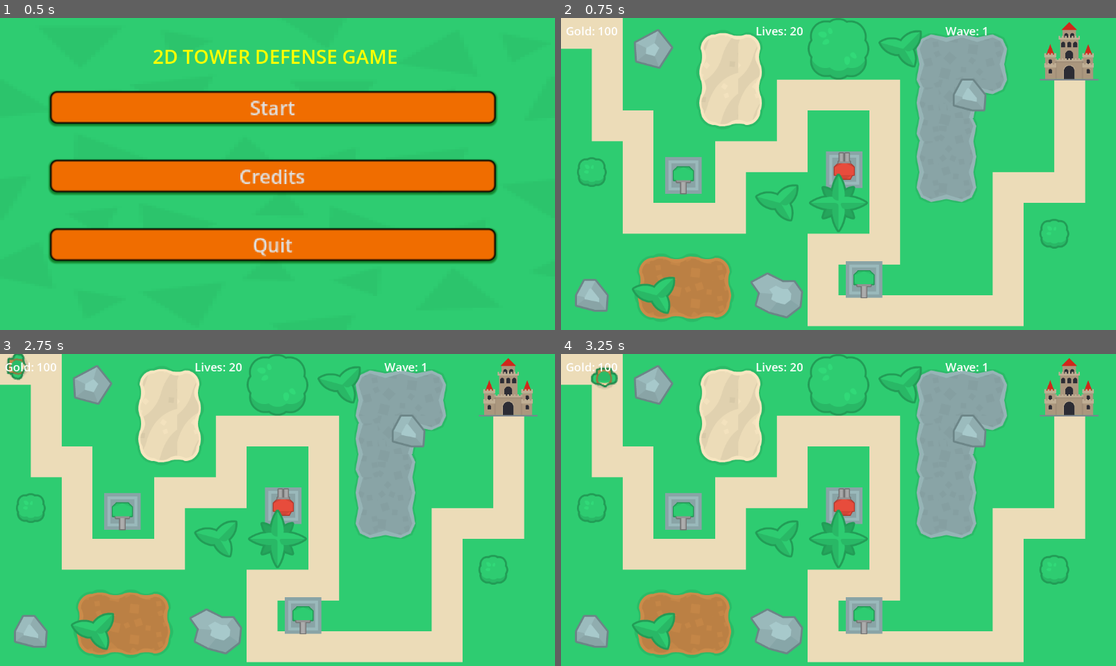
Above: before the commit, frames 1-4 (two rows, left to right).
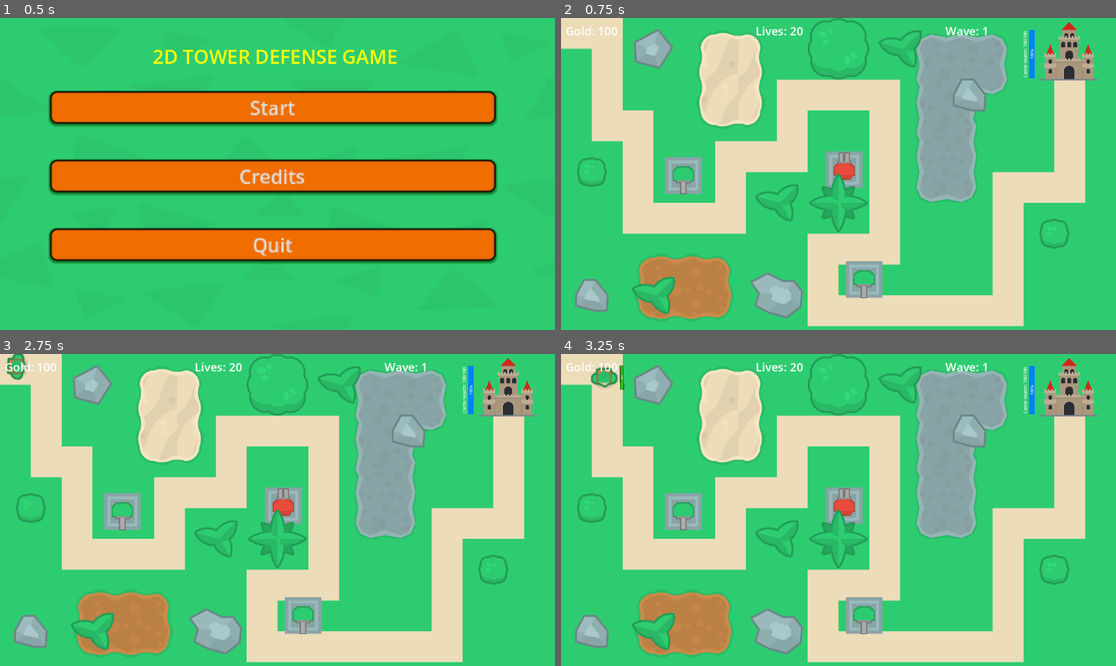
Above: after the commit, the same moments.

Repository: EishasGitHub/Proj-2D-Tower-Defense-Game
Game: Godot game, scene res://scenes/main_menu.tscn
The game is run twice, just before and just after one commit, with the same random seed, the same clock (stepped at 60 frames per second) and the same inputs.
Inputs:
- Up to frame 1 (0.5 s): no input
- Up to frame 2 (0.75 s): click "Start" at 0.5 s
- Up to frame 3 (2.75 s): tap Enter at 1.25 s; tap Space at 2 s
- Up to frame 4 (3.25 s): no input

Frame 1 is identical in both runs. In frame 2, 0.2% of the frame differs, in the area x 83-86%, y 3-20%; in frame 3, 0.2%; in frame 4, 0.3%, in the area x 10-86%, y 3-20%.

Commit message:
Health bars and Logics added for Enemy and Castle

Diff:
--- a/2d-tower-defense-game/scenes/Enemy.tscn
+++ b/2d-tower-defense-game/scenes/Enemy.tscn
@@ -1,7 +1,8 @@
-[gd_scene load_steps=4 format=3 uid="uid://ckg1iqr1pnext"]
+[gd_scene load_steps=5 format=3 uid="uid://ckg1iqr1pnext"]
 
 [ext_resource type="Texture2D" uid="uid://dwwknrl8nipym" path="res://art/PNG/Default size/towerDefense_tile245.png" id="1_7p1mj"]
 [ext_resource type="Script" uid="uid://dkrscx7lo63jl" path="res://scripts/Enemy.gd" id="1_md0e3"]
+[ext_resource type="PackedScene" uid="uid://bldmxtt7gdj0l" path="res://scenes/enemy_health_bar.tscn" id="3_mpr68"]
 
 [sub_resource type="CircleShape2D" id="CircleShape2D_md0e3"]
 radius = 16.0312
@@ -15,3 +16,9 @@
 
 [node name="CollisionShape2D" type="CollisionShape2D" parent="."]
 shape = SubResource("CircleShape2D_md0e3")
+
+[node name="EnemyHealthBar" parent="." instance=ExtResource("3_mpr68")]
+offset_left = -25.0
+offset_top = -40.0
+offset_right = 25.0
+offset_bottom = -32.0
--- a/2d-tower-defense-game/scenes/castle.tscn
+++ b/2d-tower-defense-game/scenes/castle.tscn
@@ -1,6 +1,8 @@
-[gd_scene load_steps=4 format=3 uid="uid://didmgo244ftfe"]
+[gd_scene load_steps=6 format=3 uid="uid://didmgo244ftfe"]
 
+[ext_resource type="Script" uid="uid://c23vexfeqnucb" path="res://scripts/castle.gd" id="1_0ysgy"]
 [ext_resource type="Texture2D" uid="uid://oj41g2xb3nkn" path="res://art/castle (1).png" id="1_bly62"]
+[ext_resource type="PackedScene" uid="uid://cv6ehwu4veiij" path="res://scenes/castle_health_bar.tscn" id="3_rjj26"]
 
 [sub_resource type="RectangleShape2D" id="RectangleShape2D_0ysgy"]
 size = Vector2(136, 120)
@@ -9,6 +11,7 @@
 size = Vector2(138, 122)
 
 [node name="Castle" type="Node2D"]
+script = ExtResource("1_0ysgy")
 
 [node name="CastleSprite" type="Sprite2D" parent="."]
 scale = Vector2(0.25, 0.25)
@@ -23,3 +26,5 @@
 
 [node name="CollisionShape2D" type="CollisionShape2D" parent="Area2D"]
 shape = SubResource("RectangleShape2D_rjj26")
+
+[node name="CastleHealthBar" parent="." instance=ExtResource("3_rjj26")]
--- /dev/null
+++ b/2d-tower-defense-game/scenes/castle_health_bar.tscn
@@ -0,0 +1,44 @@
+[gd_scene load_steps=4 format=3 uid="uid://cv6ehwu4veiij"]
+
+[ext_resource type="Script" uid="uid://c0tluwgj3ufr4" path="res://scripts/castle_health_bar.gd" id="1_itpo1"]
+
+[sub_resource type="StyleBoxFlat" id="StyleBoxFlat_mjne8"]
+bg_color = Color(0.3, 0.3, 0.3, 1)
+
+[sub_resource type="StyleBoxFlat" id="StyleBoxFlat_ldxq8"]
+bg_color = Color(0, 0.5, 1, 1)
+
+[node name="CastleHealthBar" type="CanvasLayer"]
+script = ExtResource("1_itpo1")
+
+[node name="HealthContainer" type="MarginContainer" parent="."]
+anchors_preset = 1
+anchor_left = 1.0
+anchor_right = 1.0
+offset_left = -205.0
+offset_top = 135.0
+offset_right = 35.0
+offset_bottom = 222.0
+grow_horizontal = 0
+rotation = -1.5708
+scale = Vector2(0.5, 0.5)
+theme_override_constants/margin_left = 20
+theme_override_constants/margin_top = 20
+theme_override_constants/margin_right = 20
+theme_override_constants/margin_bottom = 10
+
+[node name="HealthDisplay" type="VBoxContainer" parent="HealthContainer"]
+layout_mode = 2
+
+[node name="CastleLabel" type="Label" parent="HealthContainer/HealthDisplay"]
+layout_mode = 2
+theme_override_font_sizes/font_size = 18
+text = "Castle Health"
+horizontal_alignment = 1
+
+[node name="CastleHealthProgress" type="ProgressBar" parent="HealthContainer/HealthDisplay"]
+custom_minimum_size = Vector2(200, 20)
+layout_mode = 2
+theme_override_styles/background = SubResource("StyleBoxFlat_mjne8")
+theme_override_styles/fill = SubResource("StyleBoxFlat_ldxq8")
+value = 100.0
--- /dev/null
+++ b/2d-tower-defense-game/scenes/enemy_health_bar.tscn
@@ -0,0 +1,34 @@
+[gd_scene load_steps=4 format=3 uid="uid://bldmxtt7gdj0l"]
+
+[ext_resource type="Script" uid="uid://5b5wva1v26oy" path="res://scripts/enemy_health_bar.gd" id="1_la8mi"]
+
+[sub_resource type="StyleBoxFlat" id="StyleBoxFlat_0b2sg"]
+bg_color = Color(0.6, 0.6, 0.6, 0.00392157)
+
+[sub_resource type="StyleBoxFlat" id="StyleBoxFlat_hm7mj"]
+bg_color = Color(0.0627451, 0.811765, 0, 1)
+
+[node name="EnemyHealthBar" type="Control"]
+layout_mode = 3
+anchors_preset = 0
+offset_right = 50.0
+offset_bottom = 8.0
+script = ExtResource("1_la8mi")
+
+[node name="Background" type="ColorRect" parent="."]
+layout_mode = 0
+offset_right = 50.0
+offset_bottom = 8.0
+color = Color(0.2, 0.2, 0.2, 1)
+
+[node name="HealthProgress" type="ProgressBar" parent="."]
+layout_mode = 0
+offset_left = 1.0
+offset_top = 1.0
+offset_right = 241.0
+offset_bottom = 28.0
+scale = Vector2(0.2, 0.2)
+theme_override_styles/background = SubResource("StyleBoxFlat_0b2sg")
+theme_override_styles/fill = SubResource("StyleBoxFlat_hm7mj")
+step = 1.0
+value = 100.0
--- a/2d-tower-defense-game/scenes/game_screen.tscn
+++ b/2d-tower-defense-game/scenes/game_screen.tscn
@@ -16786,6 +16786,29 @@
 [node name="Castle" parent="GameWorld/Map" instance=ExtResource("5_rxmqw")]
 position = Vector2(1055, 69)
 
+[node name="BlockedArea" type="Area2D" parent="GameWorld/Map"]
+
+[node name="CollisionPolygon2D" type="CollisionPolygon2D" parent="GameWorld/Map/BlockedArea"]
+polygon = PackedVector2Array(149, 50, 201, 23, 233, 60, 204, 106, 153, 91)
+
+[node name="CollisionPolygon2D2" type="CollisionPolygon2D" parent="GameWorld/Map/BlockedArea"]
+polygon = PackedVector2Array(328, 23, 283, 36, 288, 223, 423, 225, 425, 35)
+
+[node name="CollisionPolygon2D3" type="CollisionPolygon2D" parent="GameWorld/Map/BlockedArea"]
+polygon = PackedVector2Array(155, 488, 351, 489, 359, 621, 312, 638, 198, 639, 154, 628)
+
+[node name="CollisionPolygon2D4" type="CollisionPolygon2D" parent="GameWorld/Map/BlockedArea"]
+polygon = PackedVector2Array(392, 550, 411, 572, 402, 600, 470, 622, 500, 599, 503, 569, 483, 544, 460, 547, 432, 529)
+
+[node name="CollisionPolygon2D5" type="CollisionPolygon2D" parent="GameWorld/Map/BlockedArea"]
+polygon = PackedVector2Array(998, 416, 1052, 416, 1052, 484, 995, 483)
+
+[node name="CollisionPolygon2D6" type="CollisionPolygon2D" parent="GameWorld/Map/BlockedArea"]
+polygon = PackedVector2Array(33, 293, 91, 291, 92, 348, 35, 348)
+
+[node name="CollisionPolygon2D7" type="CollisionPolygon2D" parent="GameWorld/Map/BlockedArea"]
+polygon = PackedVector2Array(1, 65, 65, 65, 65, 255, 130, 256, 128, 448, 387, 449, 387, 320, 511, 318, 512, 193, 636, 192, 636, 443, 511, 448, 511, 637, 958, 639, 960, 386, 1092, 383, 1092, 129, 1132, 128, 1132, 7, 950, 7, 952, 132, 1023, 134, 1018, 316, 895, 320, 896, 576, 577, 574, 578, 512, 705, 512, 705, 126, 448, 126, 447, 256, 318, 252, 316, 384, 191, 384, 193, 189, 126, 189, 126, 1, 0, 1)
+
 [node name="PathSpawner" type="Node2D" parent="."]
 script = ExtResource("6_1urxi")
 
--- a/2d-tower-defense-game/scripts/Enemy.gd
+++ b/2d-tower-defense-game/scripts/Enemy.gd
@@ -2,7 +2,7 @@
 class_name BaseEnemy
 
 # Base stats that will be overridden by enemy types
-@export var max_health: float = 150.0
+@export var max_health: int = 150
 @export var movement_speed: float = 100.0
 @export var gold_reward: int = 10
 @export var damage_to_player: int = 1
@@ -20,6 +20,9 @@
 
 @export var speed = 150
 
+#var health_bar: EnemyHealthBar
+@onready var health_bar = $EnemyHealthBar
+
 func _ready():
 	current_health = max_health
 	#path_follower = get_parent() as PathFollower
@@ -34,27 +37,39 @@
 
 	setup_enemy_type()
 
+	# Initialize health
+	current_health = max_health
+
+	# Create health bar
+	create_health_bar()
+
+	# Add to enemies group
+	add_to_group("enemies")
+
 func _process(delta: float) -> void:
 	get_parent().set_progress(get_parent().get_progress() + speed*delta)
 
 	if get_parent().get_progress_ratio() == 1:
 		queue_free()
 
+	# Update health bar position
+	#update_health_bar_position()
+
 
 func setup_enemy_type():
 	# Override this in child classes
 	pass
 
-func take_damage(damage: float):
-	current_health -= damage
+#func take_damage(damage: float):
+	#current_health -= damage
+	#
+	#if current_health <= 0:
+		#await get_tree().create_timer(0.2).timeout
+		#die()
 
-	if current_health <= 0:
-		await get_tree().create_timer(0.2).timeout
-		die()
-
-func die():
-	enemy_died.emit(self)
-	queue_free()
+#func die():
+	#enemy_died.emit(self)
+	#queue_free()
 
 func _on_reached_end():
 	enemy_reached_end.emit(self)
@@ -65,3 +80,40 @@
 
 func enemy():
 	pass
+
+func create_health_bar():
+	# Health bar already exists, just initialize it
+	if health_bar:
+		#print("Found manually instantiated health bar!")
+		health_bar.initialize(int(max_health))
+		#update_health_bar_position()
+	else:
+		print("Health bar not found!")
+
+func update_health_bar_position():
+	"""Keep health bar positioned above enemy"""
+	if health_bar:
+		health_bar.global_position = global_position + Vector2(-25, -40)
+
+func take_damage(damage_amount: int):
+	"""Enemy takes damage"""
+	current_health -= damage_amount
+
+	# Update health bar
+	if health_bar:
+		health_bar.update_health(current_health)
+
+	#print("Enemy took ", damage_amount, " damage. Health: ", current_health)
+
+	if current_health <= 0:
+		die()
+
+func die():
+	"""Enemy dies"""
+	# Remove health bar
+	if health_bar:
+		health_bar.queue_free()
+
+	#print("Enemy died!")
+	enemy_died.emit(self)
+	queue_free()
--- /dev/null
+++ b/2d-tower-defense-game/scripts/castle.gd
@@ -0,0 +1,57 @@
+extends Node2D
+class_name Castle
+
+@onready var goal_area = $Area2D
+#var castle_health_bar: CastleHealthBar
+
+signal enemy_reached_goal(enemy)
+
+@onready var castle_health_bar = $CastleHealthBar
+
+func _ready():
+	# Connect area signal
+	if goal_area:
+		goal_area.body_entered.connect(_on_enemy_entered)
+
+	# Create castle health bar
+	create_health_bar()
+
+#func create_health_bar():
+	#"""Create castle health bar UI"""
+	#var health_bar_scene = preload("res://scenes/castle_health_bar.tscn")
+	#castle_health_bar = health_bar_scene.instantiate()
+	#
+	## Add to scene tree (will appear on screen)
+	#add_child(castle_health_bar)
+	#
+	## Connect destruction signal
+	#castle_health_bar.castle_destroyed.connect(_on_castle_destroyed)
+
+func create_health_bar():
+	"""Connect to manually instantiated castle health bar"""
+	if castle_health_bar:
+		print("Castle health bar found!")
+		castle_health_bar.castle_destroyed.connect(_on_castle_destroyed)
+		castle_health_bar.initialize_castle(100)
+	else:
+		print("Castle health bar not found!")
+
+func _on_enemy_entered(body):
+	"""Enemy reached castle"""
+	if body.is_in_group("enemies"):
+		print("Enemy reached castle!")
+
+		# Castle takes damage
+		if castle_health_bar:
+			castle_health_bar.take_damage(10)  # Damage per enemy
+
+		# Remove enemy
+		body.queue_free()
+
+		# Lose life in GameManager
+		GameManager.lose_life(1)
+
+func _on_castle_destroyed():
+	"""Castle was destroyed"""
+	print("Castle destroyed! Game Over!")
+	GameManager.trigger_game_over()
--- /dev/null
+++ b/2d-tower-defense-game/scripts/castle_health_bar.gd
@@ -0,0 +1,80 @@
+extends CanvasLayer
+class_name CastleHealthBar
+
+@onready var castle_label = $HealthContainer/HealthDisplay/CastleLabel
+@onready var castle_health_progress = $HealthContainer/HealthDisplay/CastleHealthProgress
+
+var max_health: int = 100
+var current_health: int = 100
+
+signal castle_destroyed
+
+func _ready():
+	# Initialize castle health
+	initialize_castle(100)
+
+func initialize_castle(castle_max_health: int):
+	"""Initialize castle health bar"""
+	max_health = castle_max_health
+	current_health = max_health
+
+	if castle_health_progress:
+		castle_health_progress.max_value = max_health
+		castle_health_progress.value = current_health
+
+	update_display()
+
+func take_damage(damage_amount: int):
+	"""Castle takes damage"""
+	current_health = max(0, current_health - damage_amount)
+
+	if castle_health_progress:
+		castle_health_progress.value = current_health
+
+	update_display()
+
+	# Check if castle is destroyed
+	if current_health <= 0:
+		castle_destroyed.emit()
+		print("Castle destroyed!")
+
+func heal_castle(heal_amount: int):
+	"""Heal castle (if needed for gameplay)"""
+	current_health = min(max_health, current_health + heal_amount)
+
+	if castle_health_progress:
+		castle_health_progress.value = current_health
+
+	update_display()
+
+func update_display():
+	"""Update health bar color and label"""
+	if not castle_health_progress or not castle_label:
+		return
+
+	var health_percent = float(current_health) / float(max_health)
+	var color: Color
+
+	# Color based on health
+	if health_percent > 0.7:
+		color = Color.BLUE
+	elif health_percent > 0.4:
+		color = Color.YELLOW
+	elif health_percent > 0.2:
+		color = Color.ORANGE
+	else:
+		color = Color.RED
+
+	# Apply color
+	castle_health_progress.add_theme_color_override("fill", color)
+
+	# Update label
+	castle_label.text = "Castle Health: %d/%d" % [current_health, max_health]
+
+func get_health_percentage() -> float:
+	"""Get castle health percentage"""
+	return float(current_health) / float(max_health)
+
+func is_destroyed() -> bool:
+	"""Check if castle is destroyed"""
+	return current_health <= 0
--- /dev/null
+++ b/2d-tower-defense-game/scripts/enemy_health_bar.gd
@@ -0,0 +1,64 @@
+extends Control
+class_name EnemyHealthBar
+
+@onready var background = $Background
+@onready var health_progress = $HealthProgress
+
+var max_health: int = 100
+var current_health: int = 100
+
+func _ready():
+	# Set initial size and position
+	custom_minimum_size = Vector2(50, 8)
+
+	# Configure progress bar
+	if health_progress:
+		health_progress.min_value = 0
+		health_progress.max_value = max_health
+		health_progress.value = current_health
+
+func initialize(enemy_max_health: int):
+	"""Initialize health bar with enemy's max health"""
+	max_health = enemy_max_health
+	current_health = max_health
+
+	if health_progress:
+		health_progress.max_value = max_health
+		health_progress.value = current_health
+
+	update_color()
+
+func update_health(new_health: int):
+	"""Update health bar display"""
+	current_health = max(0, new_health)
+
+	if health_progress:
+		health_progress.value = current_health
+
+	update_color()
+
+	# Hide if enemy is dead
+	if current_health <= 0:
+		visible = false
+
+func update_color():
+	"""Change color based on health percentage"""
+	if not health_progress:
+		return
+
+	var health_percent = float(current_health) / float(max_health)
+	var color: Color
+
+	if health_percent > 0.6:
+		color = Color.GREEN
+	elif health_percent > 0.3:
+		color = Color.YELLOW
+	else:
+		color = Color.RED
+
+	# Apply color to progress bar
+	health_progress.add_theme_color_override("fill", color)
+
+func get_health_percentage() -> float:
+	"""Get current health as percentage"""
+	return float(current_health) / float(max_health)
--- a/2d-tower-defense-game/scripts/game_screen.gd
+++ b/2d-tower-defense-game/scripts/game_screen.gd
@@ -77,6 +77,10 @@
 	#     enemy_spawner.resume_spawning()
 	#     tower_manager.resume_towers()
 
+func _on_tower_placed(tower_type: String, position: Vector2):
+	"""Handle tower placement from inventory"""
+	print("Tower placed: ", tower_type, " at position: ", position)
+
 # === UTILITY FUNCTIONS ===
 
 func get_current_game_state() -> Dictionary:
--- a/2d-tower-defense-game/scripts/tower.gd
+++ b/2d-tower-defense-game/scripts/tower.gd
@@ -11,6 +11,9 @@
 var shooting = false
 
 var rotation_speed: float = 30
+
+@export var tower_cost: int = 50
+#@export var tower_range: float = 150.0
 
 func _physics_process(delta: float) -> void:
 	if targets.size() != 0:
@@ -56,3 +59,9 @@
 func _on_area_2d_body_exited(body: Node2D) -> void:
 	if body.has_method("enemy"):
 		targets.erase(body)
+
+func get_tower_cost() -> int:
+	return tower_cost
+
+#func get_bullet_damage() -> int:
+	#return bulletDamage
Not shown, added: 2d-tower-defense-game/scripts/castle.gd.uid
Not shown, added: 2d-tower-defense-game/scripts/castle_health_bar.gd.uid
Not shown, added: 2d-tower-defense-game/scripts/enemy_health_bar.gd.uid
